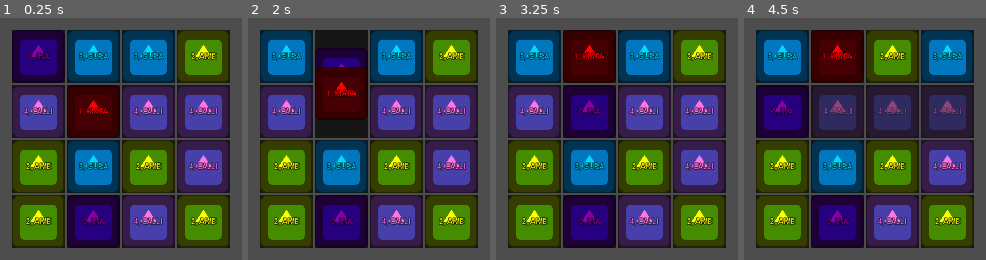
Above: before the commit, frames 1-4 (left to right).
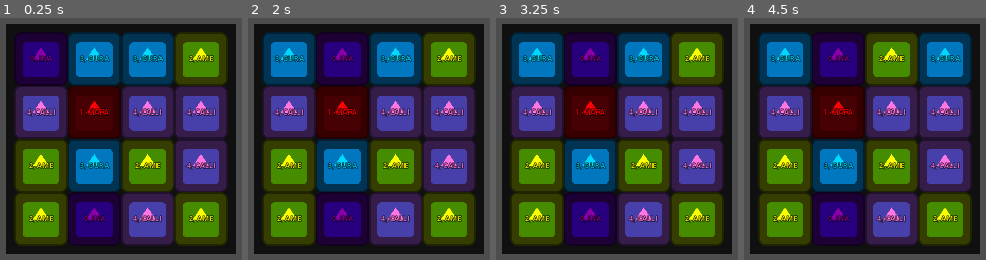
Above: after the commit, the same moments.

Repository: kuma-gee/holo-crush
Game: Godot game, scene res://src/game.tscn
Same seed, same stepped clock (60 frames per second), same inputs: the game is played once before the commit and once after it. The engine's default icon, where the game draws it, is replaced by a stand-in: a white triangle on a blue panel in a dark square.
Inputs (mouse positions are in pixels of both pictures, inside the frame that each line leads up to):
- Up to frame 1 (0.25 s): no input
- Up to frame 2 (2 s): tap Enter at 0.5 s; drag from (286, 56) to (448, 39) at 0.52 s; drag from (342, 56) to (327, 228) at 1.27 s
- Up to frame 3 (3.25 s): move the mouse to (643, 56) at 2.02 s; tap Alt at 2.1 s; click (643, 56) at 2.17 s; tap Space at 2.75 s; drag from (699, 56) to (outside the picture) at 2.77 s
- Up to frame 4 (4.5 s): drag from (782, 112) to (906, 139) at 3.52 s; drag from (838, 112) to (744, 27) at 4.27 s

The runs differ from the first frame. In frame 1, 31% of the frame differs, in the area x 2-98%, y 2-98%; in frame 2, 36%; in frame 3, 39%; in frame 4, 48%.

Commit message:
add input blocker

Diff:
--- /dev/null
+++ b/godot/src/game.gd
@@ -0,0 +1,14 @@
+extends Control
+
+@export var input_blocker: Control
+
+func _ready():
+	input_blocker.hide()
+
+
+func _on_grid_moving():
+	input_blocker.show()
+
+
+func _on_grid_moving_finished():
+	input_blocker.hide()
--- a/godot/src/game.tscn
+++ b/godot/src/game.tscn
@@ -1,16 +1,22 @@
-[gd_scene load_steps=4 format=3 uid="uid://di8g8e6s34cik"]
+[gd_scene load_steps=6 format=3 uid="uid://di8g8e6s34cik"]
 
 [ext_resource type="Script" path="res://src/grid/grid.gd" id="1_o8g41"]
+[ext_resource type="Script" path="res://src/game.gd" id="1_vav6y"]
 [ext_resource type="PackedScene" uid="uid://diptf1fbeqwco" path="res://src/grid/slot.tscn" id="2_4abeq"]
 [ext_resource type="Script" path="res://src/grid/data.gd" id="3_3oo0b"]
 
-[node name="Game" type="Control"]
+[sub_resource type="StyleBoxFlat" id="StyleBoxFlat_ymwg1"]
+bg_color = Color(0, 0, 0, 0.784314)
+
+[node name="Game" type="Control" node_paths=PackedStringArray("input_blocker")]
 layout_mode = 3
 anchors_preset = 15
 anchor_right = 1.0
 anchor_bottom = 1.0
 grow_horizontal = 2
 grow_vertical = 2
+script = ExtResource("1_vav6y")
+input_blocker = NodePath("CenterContainer/MarginContainer/MarginContainer/InputBlocker")
 
 [node name="CenterContainer" type="CenterContainer" parent="."]
 layout_mode = 1
@@ -20,13 +26,32 @@
 grow_horizontal = 2
 grow_vertical = 2
 
-[node name="Grid" type="GridContainer" parent="CenterContainer" node_paths=PackedStringArray("data")]
+[node name="MarginContainer" type="PanelContainer" parent="CenterContainer"]
 layout_mode = 2
+theme_override_styles/panel = SubResource("StyleBoxFlat_ymwg1")
+
+[node name="MarginContainer" type="MarginContainer" parent="CenterContainer/MarginContainer"]
+layout_mode = 2
+theme_override_constants/margin_left = 20
+theme_override_constants/margin_top = 20
+theme_override_constants/margin_right = 20
+theme_override_constants/margin_bottom = 20
+
+[node name="Grid" type="GridContainer" parent="CenterContainer/MarginContainer/MarginContainer" node_paths=PackedStringArray("data")]
+layout_mode = 2
+theme_override_constants/h_separation = 0
+theme_override_constants/v_separation = 0
 script = ExtResource("1_o8g41")
 slot_scene = ExtResource("2_4abeq")
-data = NodePath("../../Data")
+data = NodePath("../../../../Data")
+
+[node name="InputBlocker" type="Control" parent="CenterContainer/MarginContainer/MarginContainer"]
+layout_mode = 2
 
 [node name="Data" type="Node" parent="."]
 script = ExtResource("3_3oo0b")
 width = 4
 height = 4
+
+[connection signal="moving" from="CenterContainer/MarginContainer/MarginContainer/Grid" to="." method="_on_grid_moving"]
+[connection signal="moving_finished" from="CenterContainer/MarginContainer/MarginContainer/Grid" to="." method="_on_grid_moving_finished"]
--- a/godot/src/grid/grid.gd
+++ b/godot/src/grid/grid.gd
@@ -1,5 +1,7 @@
 extends GridContainer
 
+signal moving
+signal moving_finished
 
 const PIECE_MAP := {
 	Piece.Type.INA: preload("res://src/piece/ina.tscn"),
@@ -65,9 +67,11 @@
 	slot.capture()
 
 func _moved(pos: Vector2i, dest: Vector2i):
-	var piece = _get_slot(pos)
+	moving.emit()
+	var slot = _get_slot(pos)
 	var other = _get_slot(dest)
-	piece.move(other)
+	await slot.move(other)
+	moving_finished.emit()
 
 func _failed_move(pos: Vector2i, dir: Vector2i):
 	var slot = _get_slot(pos)
--- a/godot/src/grid/slot.gd
+++ b/godot/src/grid/slot.gd
@@ -14,7 +14,7 @@
 	var other = other_slot.piece
 	var piece_pos = global_position
 	piece.move(other_slot.global_position)
-	other.move(piece_pos)
+	await other.move(piece_pos)
 
 	other_slot.piece = piece
 	piece = other
--- a/godot/src/grid/slot.tscn
+++ b/godot/src/grid/slot.tscn
@@ -11,15 +11,6 @@
 offset_bottom = 40.0
 script = ExtResource("1_ysysd")
 
-[node name="Slot" type="ColorRect" parent="."]
-layout_mode = 1
-anchors_preset = 15
-anchor_right = 1.0
-anchor_bottom = 1.0
-grow_horizontal = 2
-grow_vertical = 2
-color = Color(0, 0, 0, 0.705882)
-
 [node name="SwipeControl" type="Control" parent="."]
 layout_mode = 1
 anchors_preset = 15
--- a/godot/src/piece/piece.gd
+++ b/godot/src/piece/piece.gd
@@ -18,7 +18,9 @@
 	label.text = str(type) + ", " + Type.keys()[type]
 
 func move(dest: Vector2):
-	create_tween().tween_property(self, "global_position", dest, 0.5).set_trans(Tween.TRANS_BACK).set_ease(Tween.EASE_IN_OUT)
+	var tw = create_tween()
+	tw.tween_property(self, "global_position", dest, 0.5).set_trans(Tween.TRANS_BACK).set_ease(Tween.EASE_IN_OUT)
+	await tw.finished
 
 func slight_move(dir: Vector2):
 	var tw = create_tween()
